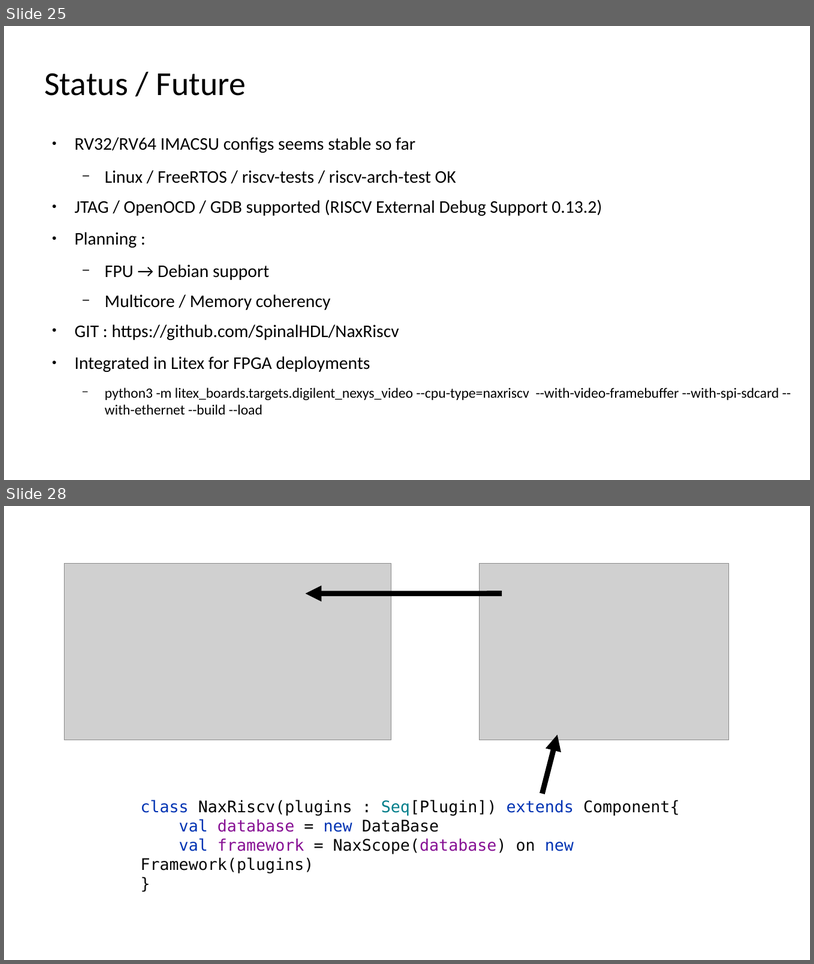
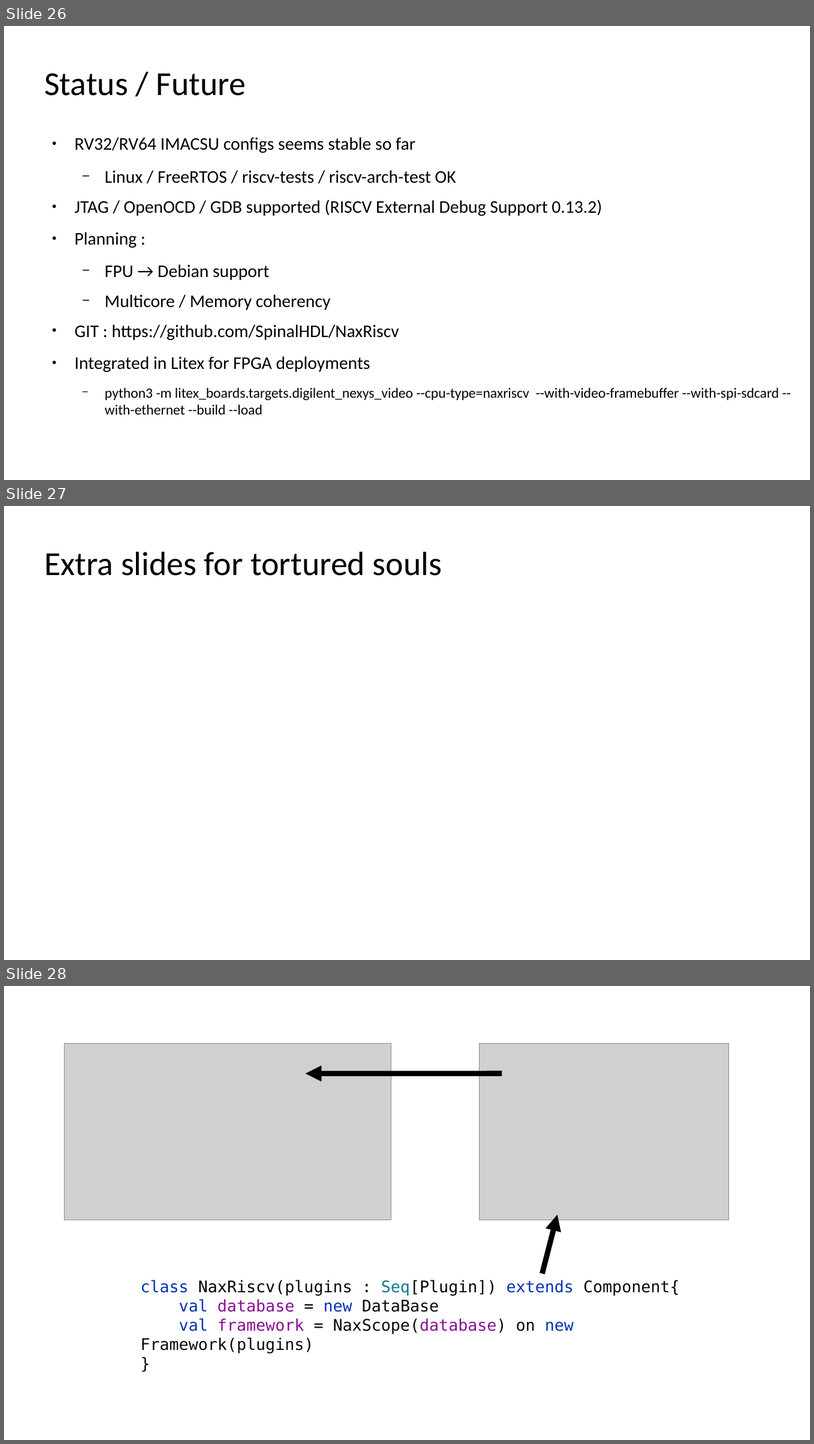
Before and after one commit to SpinalHDL/SpinalDoc, a slide deck: presentation/en/nax_040522/slices_nax_040522.odp. Shown one above the other, each under a label of ours: slides 25 and 28 before the commit, slides 26, 27 and 28 after it; the slides between them are not shown. The pictures are 814x964 and 814x1444 pixels, drawn with LibreOffice and Linux fonts; fonts in the diff are those of the drawing; grey boxes stand for pictures. Boxes give left, top, right and bottom in pixels: in the first picture for what was removed or moved away, otherwise in the second. Text is boxed around its words. In the diff, an @@ line names an element or a change of style, - is before the commit and + after.

```diff
--- a/presentation/en/nax_040522/slices_nax_040522.odp
+++ b/presentation/en/nax_040522/slices_nax_040522.odp
@@ slide 27 added at [4,506,810,960], background #FFFFFF @@
@@ title added at [44,552,442,576], 37.7 pt, text #000000 @@
+Extra slides for tortured souls
@@ what was slide 25 is now slide 26 @@
```
Also in this commit, not shown: 14 slides changed, 1 other slide added, 3 slides removed.
